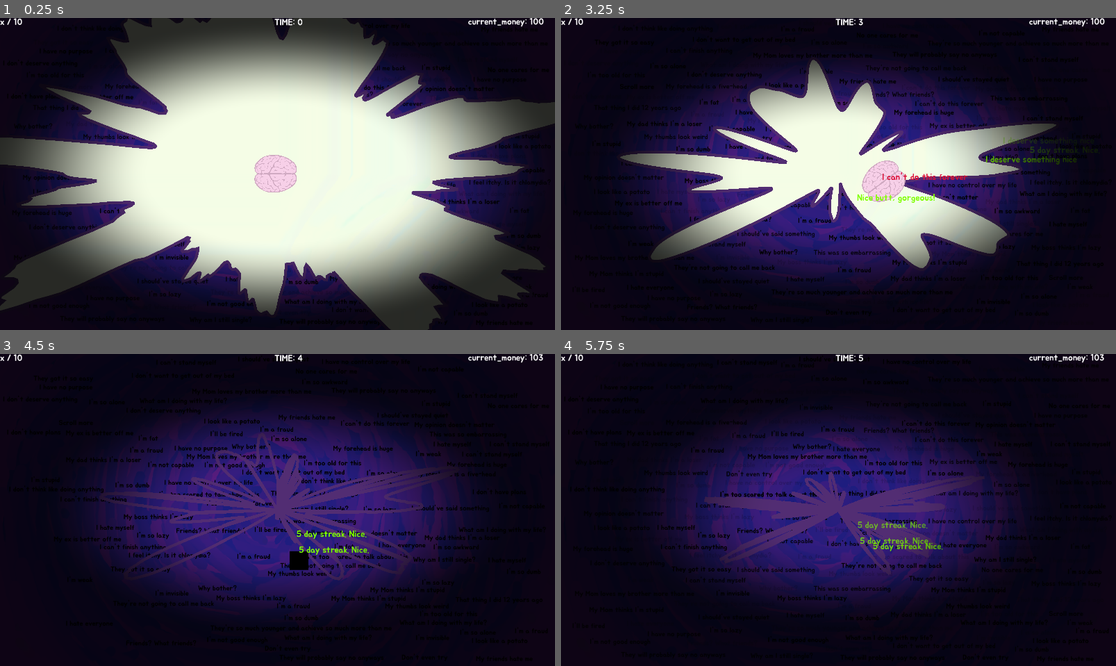
Above: before the commit, frames 1-4 (two rows, left to right).
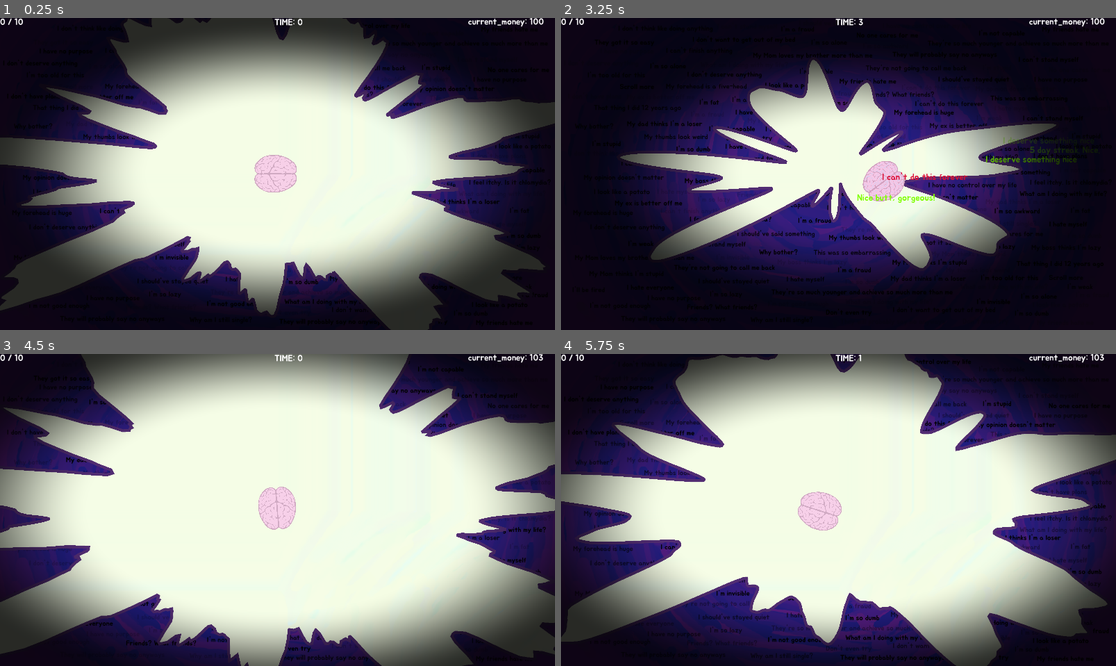
Above: after the commit, the same moments.

Repository: ekaktusz/bullet-hell-jam-7
Game: Godot game, scene res://Scenes/Map/Map.tscn
Two runs of this game, one before a commit and one after it. Both use one fixed random seed, a clock stepped at 60 frames per second and the inputs below. The engine's default icon, where the game draws it, is replaced by a stand-in: a white triangle on a blue panel in a dark square.
Inputs (mouse positions are in pixels of both pictures, inside the frame that each line leads up to):
- Up to frame 1 (0.25 s): no input
- Up to frame 2 (3.25 s): move the mouse to (960, 158) at 0.52 s; hold Right (ui_right) 0.53-1.28 s; click (960, 158) at 0.67 s; move the mouse to (727, 189) at 1.27 s; hold Down (ui_down) 1.28-2.03 s; move the mouse to (894, 105) at 2.02 s; hold Right (ui_right) 2.03-2.78 s; move the mouse to (810, 236) at 2.77 s; hold Up (ui_up) from 2.78 s (still down); click (810, 236) at 2.92 s
- Up to frame 3 (4.5 s): move the mouse to (444, 556) at 3.52 s; release Up (ui_up) at 3.53 s; hold Left (ui_left) 3.53-4.25 s; click (288, 634) at 4.25 s, where only the run after the commit has a clickable "RESTART"
- Up to frame 4 (5.75 s): move the mouse to (672, 463) at 5.02 s; hold Left (ui_left) from 5.03 s (still down)

The runs differ from the first frame. In frame 1, less than 0.1% of the frame differs, in the area x 0-5%, y 0-3%; in frame 2, 0.2%; in frame 3, 89%, in the area x 0-100%, y 0-100%; in frame 4, 81%.
Error before the commit: Invalid access to property or key 'player_size_skill_emitter' on a base object of type 'Node (skill_database.gd)'. (res://Scenes/Brain/brain.gd:7)

Commit message:
fix a ton of fucked merge shit

Diff:
--- a/Scenes/Map/map.gd
+++ b/Scenes/Map/map.gd
@@ -217,7 +217,6 @@
 
 
 	print("EARNED:", earned)
-	SkillDatabase.refresh_tree.emit()
 	await get_tree().create_timer(0.1).timeout
 	get_tree().paused = true
 	skill_menu.show()
--- a/Scenes/Map/ui_canvas_layer.gd
+++ b/Scenes/Map/ui_canvas_layer.gd
@@ -7,6 +7,6 @@
 
 # Called every frame. 'delta' is the elapsed time since the previous frame.
 func _process(delta: float) -> void:
-	time_label.text = "TIME: " + str(int(map.run_time))
+	time_label.text = "TIME: " + str(int(map.run_time * SkillDatabase.reward_multiplier))
 	current_money_label.text = "current_money: " + str(CommonGlobals.current_money)
-	bullets_label.text = str(map.bullet_manager.bullets.size()) + " / " + str(map.bullet_manager.max_bullet_count)
+	bullets_label.text = str(map.bullet_manager.bullets.size()) + " / " + str(SkillDatabase.max_bullet_count)
--- a/Scenes/SkillTree/skill_database.gd
+++ b/Scenes/SkillTree/skill_database.gd
@@ -1,5 +1,6 @@
 extends Node
 
+signal player_size_skill_emitter
 
 const A_UNLOCKED = preload("uid://bfg08aghjvm4j")
 const B_UNLOCKED = preload("uid://cni27vxqonuw3")
@@ -39,7 +40,7 @@
 var max_bullet_skill = Skill.new({
 	"id": "max_bullet",
 	"name": "Max Bullet",
-	"costs": [10] as Array[int],
+	"costs": [10, 20, 30] as Array[int],
 	"gray_image" : A_GRAY,
 	"unlocked_image" : A_UNLOCKED,
 	"max_level": 3,
@@ -50,7 +51,7 @@
 var heavy_bullets_skill: Skill = Skill.new({
 	"id": "heavy_bullets",
 	"name": "Heavy Bullets",
-	"costs": [10, 15, 20, 25, 30] as Array[int],
+	"costs": [10, 15, 20] as Array[int],
 	"gray_image" : F_GRAY,
 	"unlocked_image" : F_UNLOCKED,
 	"max_level": 3,
@@ -66,7 +67,7 @@
 var fast_bullets_skill = Skill.new({
 	"id": "fast_bullets",
 	"name": "Fast Bullets",
-	"costs": [10, 15, 20, 25, 30] as Array[int],
+	"costs": [10, 15, 20] as Array[int],
 	"gray_image" : G_GRAY,
 	"unlocked_image" : G_UNLOCKED,
 	"max_level": 3,
@@ -82,7 +83,7 @@
 var split_shot_skill = Skill.new({
 	"id": "split_shot",
 	"name": "Split Shot",
-	"costs": [10, 15, 20, 25, 30] as Array[int],
+	"costs": [10, 15, 20] as Array[int],
 	"gray_image" : K_GRAY,
 	"unlocked_image" : K_UNLOCKED,
 	"max_level": 3,
@@ -98,7 +99,7 @@
 var ghost_shot_skill = Skill.new({
 	"id": "ghost_shot",
 	"name": "Ghost Bullet",
-	"costs": [10, 15, 20, 25, 30] as Array[int],
+	"costs": [10, 15, 20] as Array[int],
 	"gray_image" : H_GRAY,
 	"unlocked_image" : H_UNLOCKED,
 	"max_level": 3,
@@ -114,7 +115,7 @@
 var bullet_size_skill = Skill.new({
 	"id": "bullet_size",
 	"name": "Bullet Size",
-	"costs": [10, 15, 20, 25, 30] as Array[int],
+	"costs": [10, 15, 20] as Array[int],
 	"gray_image" : M_GRAY,
 	"unlocked_image" : M_UNLOCKED,
 	"max_level": 3,
@@ -134,7 +135,7 @@
 var reward_skill = Skill.new({
 	"id": "reward",
 	"name": "More Reward",
-	"costs": [10, 15, 20, 25, 30] as Array[int],
+	"costs": [10, 15, 20] as Array[int],
 	"gray_image" : C_GRAY,
 	"unlocked_image" : C_UNLOCKED,
 	"max_level": 3,
@@ -145,7 +146,7 @@
 var wall_speed_skill = Skill.new({
 	"id": "wall_speed",
 	"name": "Wall Speed",
-	"costs": [10, 15, 20, 25, 30] as Array[int],
+	"costs": [10, 15, 20] as Array[int],
 	"gray_image" : D_GRAY,
 	"unlocked_image" : D_UNLOCKED,
 	"max_level": 3,
@@ -161,8 +162,7 @@
 var wall_size_skill = Skill.new({
 	"id": "wall_size",
 	"name": "Wall Size",
-	"costs": [10, 15, 20, 25, 30] as Array[int],
-
+	"costs": [10, 15, 20] as Array[int],
 	"gray_image" : B_GRAY,
 	"unlocked_image" : B_UNLOCKED,
 	"max_level": 3,
@@ -178,7 +178,7 @@
 var rapid_fire_skill = Skill.new({
 	"id": "rapid_fire",
 	"name": "Rapid Fire",
-	"costs": [10, 15, 20, 25, 30] as Array[int],
+	"costs": [30] as Array[int],
 	"gray_image" : J_GRAY,
 	"unlocked_image" : J_UNLOCKED,
 	"max_level": 1,
@@ -194,7 +194,7 @@
 var player_speed_skill = Skill.new({
 	"id": "player_speed",
 	"name": "Player Speed",
-	"costs": [10, 15, 20, 25, 30] as Array[int],
+	"costs": [10, 15, 20] as Array[int],
 	"gray_image" : E_GRAY,
 	"unlocked_image" : E_UNLOCKED,
 	"max_level": 3,
@@ -210,7 +210,7 @@
 var player_size_skill = Skill.new({
 	"id": "player_size",
 	"name": "Player Size",
-	"costs": [10, 15, 20, 25, 30] as Array[int],
+	"costs": [10, 15, 20] as Array[int],
 	"gray_image" : M_GRAY,
 	"unlocked_image" : M_UNLOCKED,
 	"max_level": 3,
